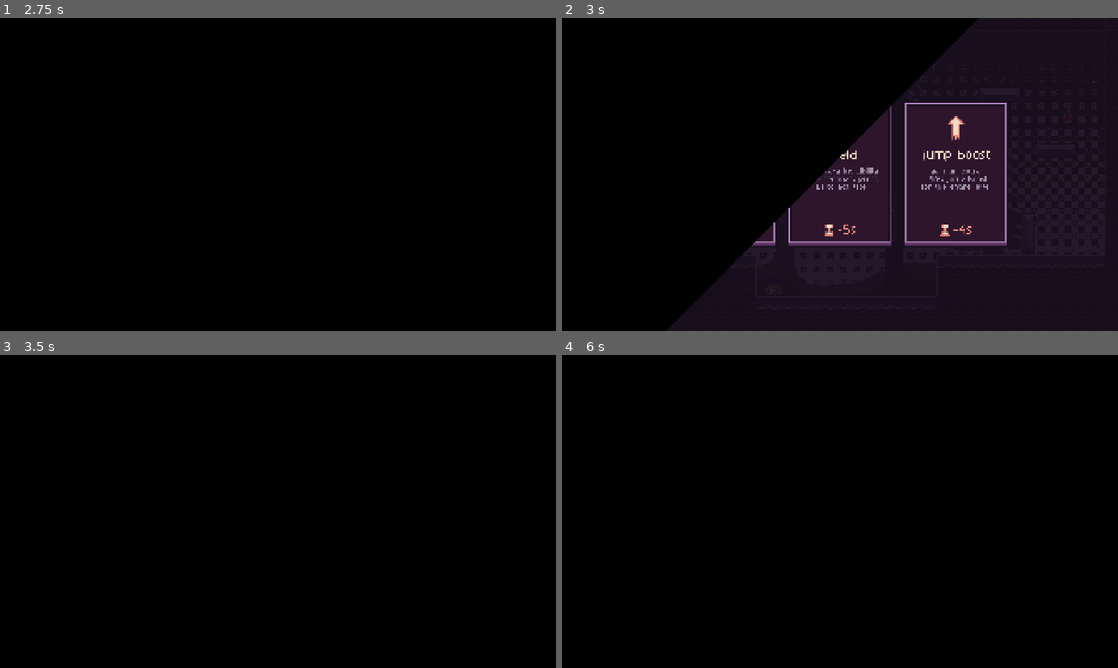
Above: before the commit, frames 1-4 (two rows, left to right).
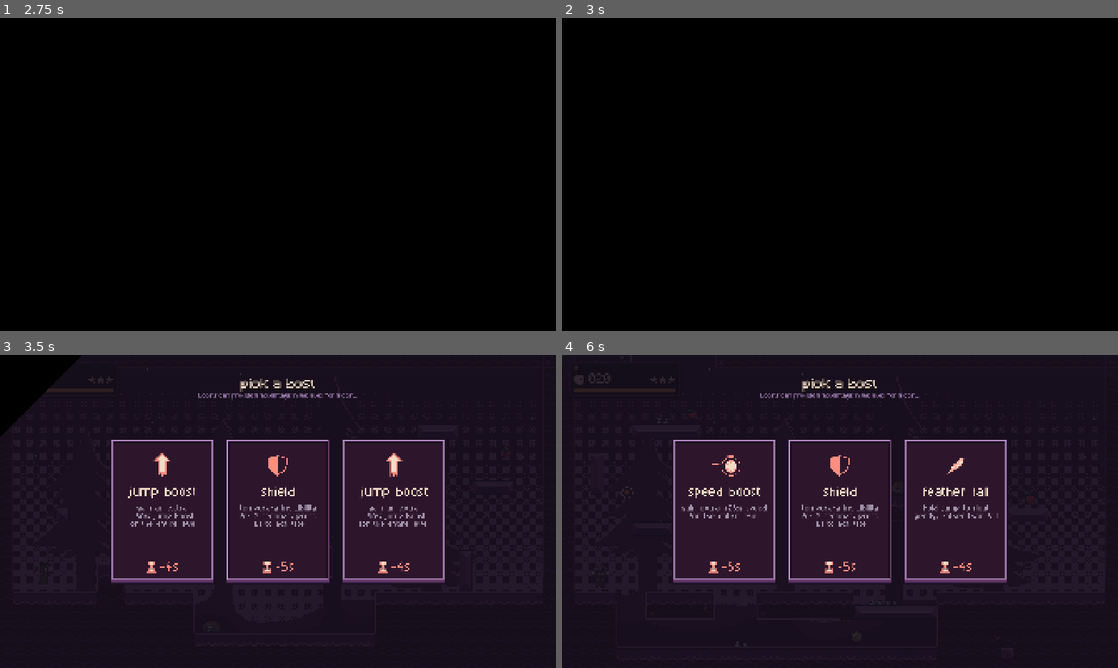
Above: after the commit, the same moments.

Repository: SmoothAsphaltRoads/thirdspacegame
Game: Godot game, scene res://scenes/startscreen.tscn
Two runs of this game, one before a commit and one after it. Both use one fixed random seed, a clock stepped at 60 frames per second and the inputs below.
Inputs (mouse positions are in pixels of both pictures, inside the frame that each line leads up to):
- Up to frame 1 (2.75 s): click "Start" at 0.5 s; click (161, 174) at 1.25 s; tap Enter (ui_accept) at 2 s; move the mouse to (400, 158) at 2.02 s; hold D (right) from 2.03 s (still down); tap N (next) at 2.1 s; click (400, 158) at 2.17 s; tap W (jump) at 2.27 s
- Up to frame 2 (3 s): keep holding D (right); move the mouse to (728, 190) at 2.77 s; tap N (next) at 2.85 s
- Up to frame 3 (3.5 s): keep holding D (right); tap W (jump) at 3.02 s
- Up to frame 4 (6 s): move the mouse to (895, 442) at 3.52 s; release D (right) at 3.53 s; hold A (left) 3.53-4.28 s; tap Alt at 3.6 s; tap N (next) at 3.8, 4.55, 5.3, 5.85 s; move the mouse to (812, 574) at 4.27 s; hold D (right) 4.28-5.78 s; tap Shift at 4.35 s; click (812, 574) at 4.42 s; tap W (jump) at 4.52, 5.27 s; move the mouse to (1006, 558) at 5.02 s; hold E 5.03-5.78 s; move the mouse to (673, 464) at 5.77 s; hold A (left) from 5.78 s (still down)

Frame 1 is identical in both runs. In frame 2, 53% of the frame differs, in the area x 18-100%, y 0-100%; in frame 3, 98%; in frame 4, 100%, in the area x 0-100%, y 0-100%.

Commit message:
fixed another bug in the level result screen

Diff:
--- a/scripts/level_manager.gd
+++ b/scripts/level_manager.gd
@@ -74,10 +74,6 @@
 	await Transition.cover()
 	get_tree().call_deferred("change_scene_to_file", levels[current_level])
 	await get_tree().process_frame
-	is_changing = true
-	await Transition.cover()
-	get_tree().call_deferred("change_scene_to_file", levels[current_level])
-	await get_tree().process_frame
 	await Transition.reveal()
 	is_changing = false
 
--- a/scripts/player.gd
+++ b/scripts/player.gd
@@ -32,6 +32,7 @@
 var dash_timer :=0.0
 var facing := 1.0
 var shift_was_down := false
+var level_completed := false
 var speed_multiplier: float:
 	get:
 		return SPEED_MULTIPLIER
@@ -168,9 +169,12 @@
 			can_dash = true
 			dash_ready = true
 func _check_object_collision() -> void:
+	if level_completed:
+		return
 	var overlapping = goal_detector.get_overlapping_areas()
 	for area in overlapping:
 		if area.is_in_group("endGoal"):
+			level_completed = true
 			goal_reach_sound.play()
 			var timer := get_tree().current_scene.get_node("Timer")
 			var time = timer.time_elapse if timer else 0.0
